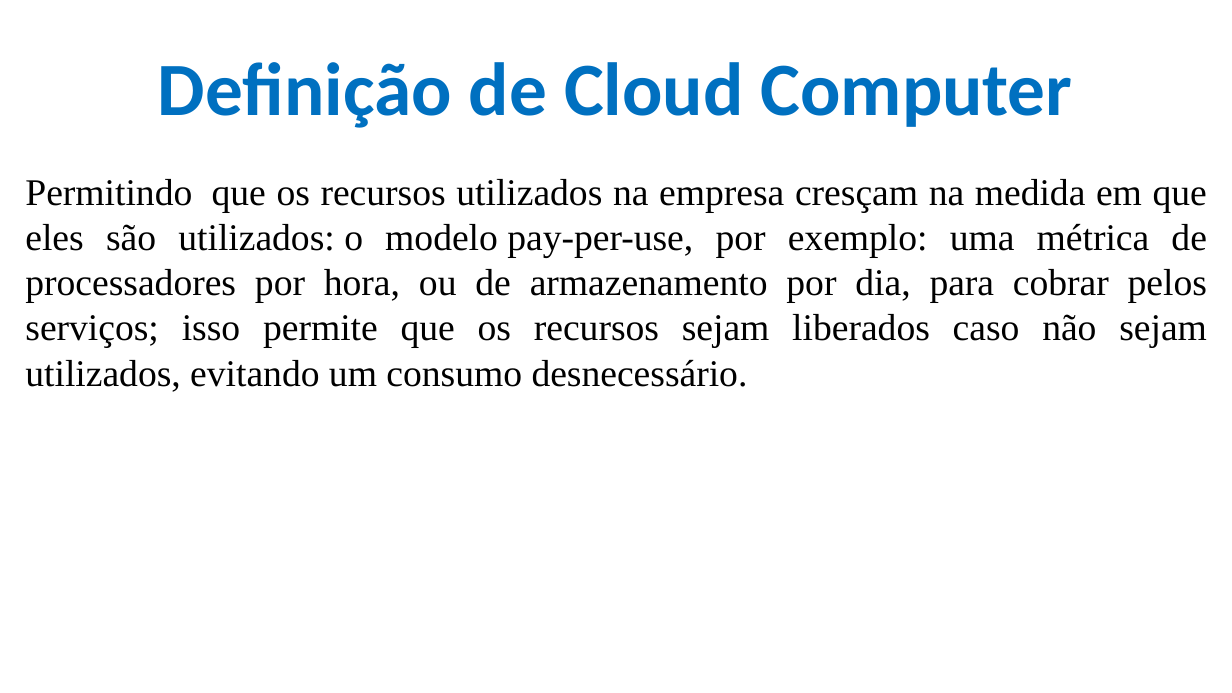
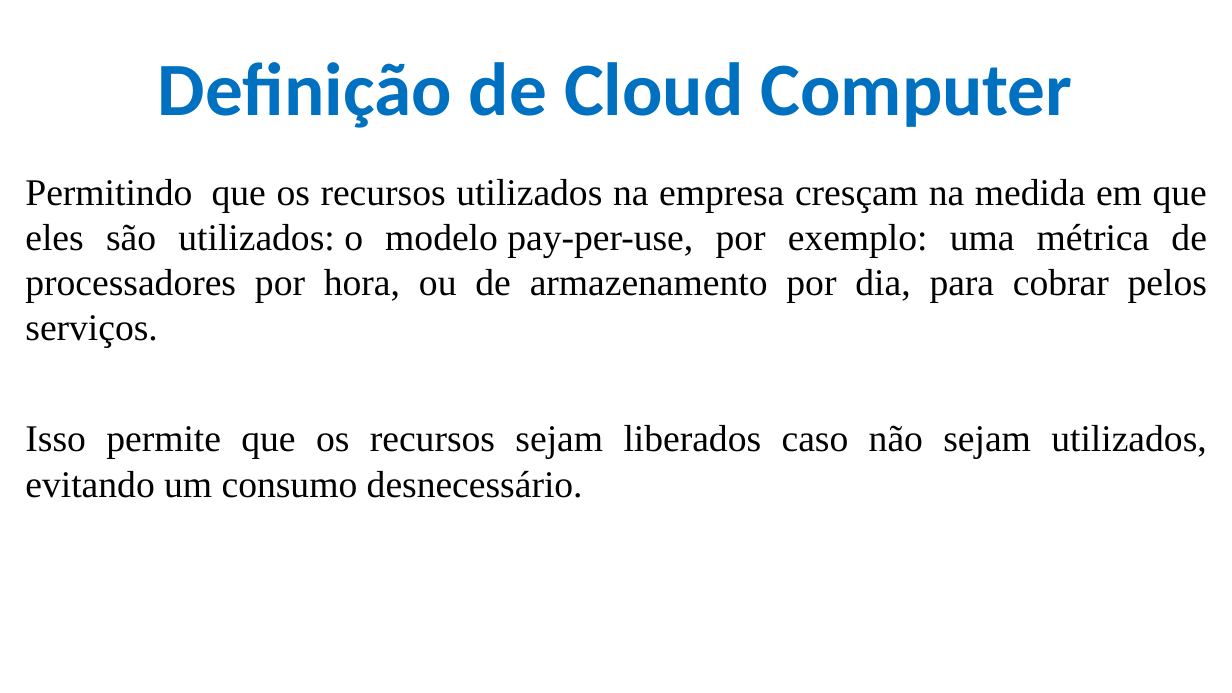
Before and after one commit to CloudEducationBrazil/WydenComputacaoNuvemWebServicesLinux, a slide deck: slide 16 of 01 Classes/Aula 01 - Computação em Nuvem e Web Services em Linux.pptx (slide 15 before the commit). Drawn at 1232x693 pixels with LibreOffice and Linux fonts; fonts in the diff are those of the drawing; background and template pictures are left out. Boxes give left, top, right and bottom in pixels: in the first picture for what was removed or moved away, otherwise in the second. Text is boxed around its words. In the diff, an @@ line names an element or a change of style, - is before the commit and + after.

Commit message:
Aula 01 Cloud Computer + Atividades

```diff
--- a/01 Classes/Aula 01 - Computação em Nuvem e Web Services em Linux.pptx
+++ b/01 Classes/Aula 01 - Computação em Nuvem e Web Services em Linux.pptx
@@ text at [25, 179, 1207, 498]: text changed @@
-Permitindo que os recursos utilizados na empresa cresçam na medida em que eles são utilizados: o modelo pay-per-use, por exemplo: uma métrica de processadores por hora, ou de armazenamento por dia, para cobrar pelos serviços; isso permite que os recursos sejam liberados caso não sejam utilizados, evitando um consumo desnecessário.
+Permitindo que os recursos utilizados na empresa cresçam na medida em que eles são utilizados: o modelo pay-per-use, por exemplo: uma métrica de processadores por hora, ou de armazenamento por dia, para cobrar pelos serviços.
+Isso permite que os recursos sejam liberados caso não sejam utilizados, evitando um consumo desnecessário.
```
Also in this commit, not shown: 5 other slides changed, 1 slide added.
